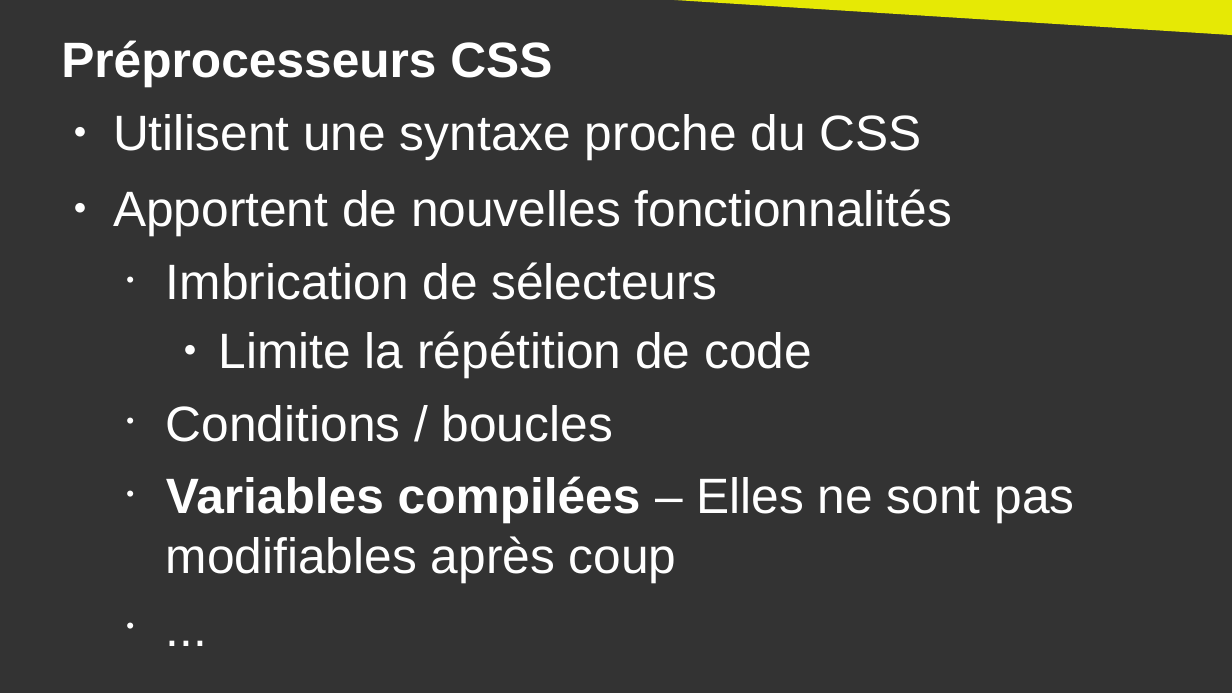
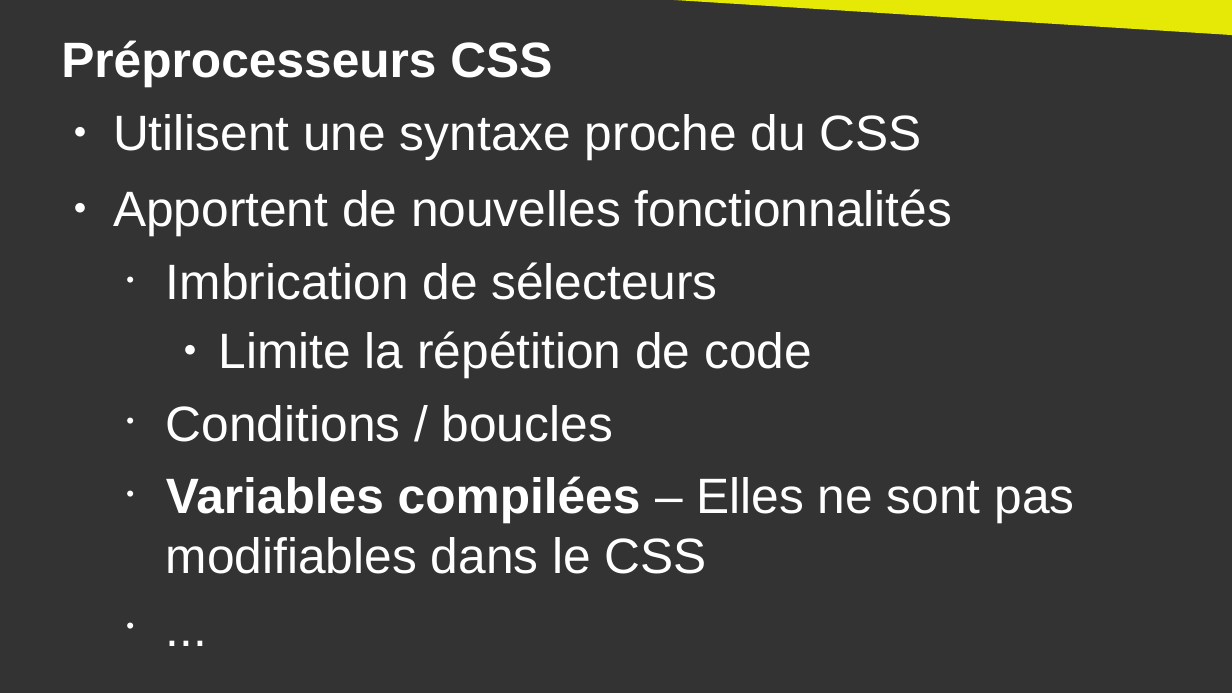
Before and after one commit to DanYellow/cours, a slide deck: slide 23 of developpement-front-s5/travaux-pratiques/numero-4/presentation.odp. Drawn at 1232x693 pixels with LibreOffice and Linux fonts; fonts in the diff are those of the drawing. Boxes give left, top, right and bottom in pixels: in the first picture for what was removed or moved away, otherwise in the second. Text is boxed around its words. In the diff, an @@ line names an element or a change of style, - is before the commit and + after.

```diff
--- a/developpement-front-s5/travaux-pratiques/numero-4/presentation.odp
+++ b/developpement-front-s5/travaux-pratiques/numero-4/presentation.odp
@@ text at bbox=[166, 476, 1075, 574]: text changed @@
-  • Variables compilées – Elles ne sont pas modifiables après coup
+  • Variables compilées – Elles ne sont pas modifiables dans le CSS
```
Also in this commit, not shown: 15 other slides changed, 2 other files.
